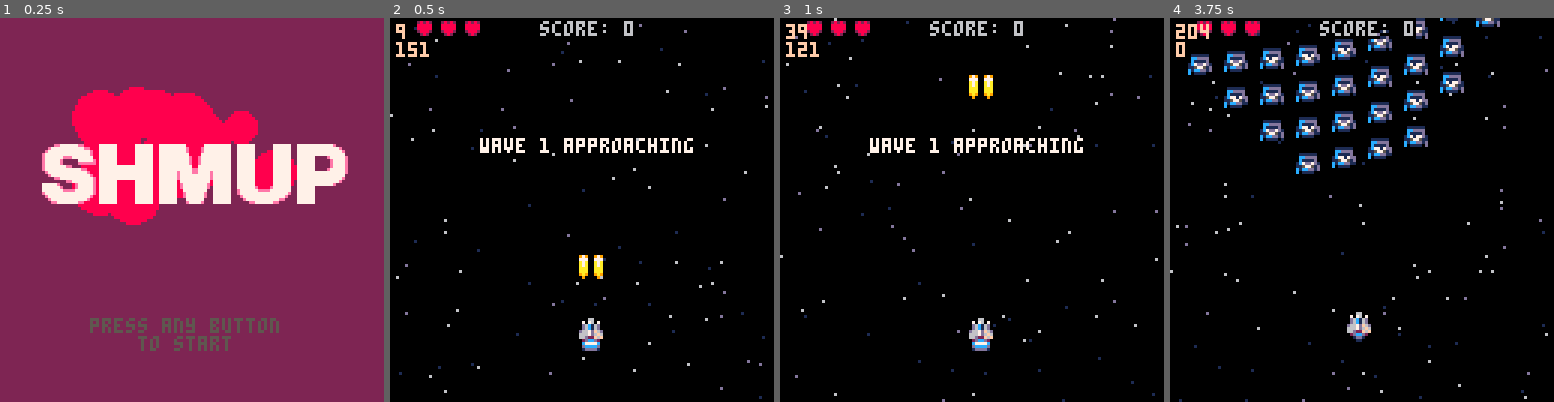
Above: before the commit, frames 1-4 (left to right).
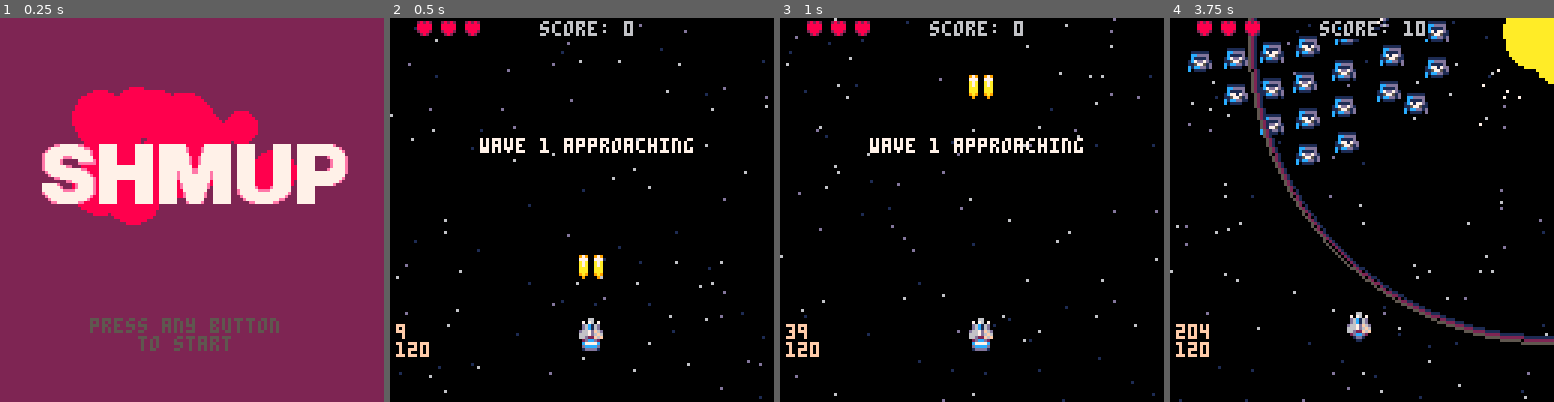
Above: after the commit, the same moments.

Repository: jimmac/pico-shed
Game: PICO-8 cartridge shmup.p8
Same seed, same stepped clock (60 frames per second), same inputs: the game is played once before the commit and once after it.
Inputs:
- Up to frame 1 (0.25 s): no input
- Up to frame 2 (0.5 s): tap X (X key) at 0.33 s
- Up to frame 3 (1 s): tap O (Z key) at 0.7 s
- Up to frame 4 (3.75 s): tap X (X key) at 1.07, 1.85, 2.97 s; hold Right 1.6-2.1 s; tap O (Z key) every 0.4 s from 1.7 to 3.7 s; hold Up 2.15-2.42 s; hold Right 2.47-3.03 s; hold Left 3.08-3.58 s; hold Down from 3.63 s (still down)

Frame 1 is identical in both runs. In frame 2, 0.5% of the frame differs, in the area x 1-11%, y 1-89%; in frame 3, 0.6%; in frame 4, 14%, in the area x 1-100%, y 0-89%.

Commit message:
attack picker fine tune

Diff:
--- a/shmup.p8
+++ b/shmup.p8
@@ -71,6 +71,7 @@
 	bl={} --bulets
 
 	en={} --enemies
+	attackfreq=120
 
 	parts={} --particles
 
@@ -348,7 +349,10 @@
 		 del(en,myen)
 		end
 	end
-	-- spawn enemies
+	-- picking an enemy for attack
+	enpick()
+
+	-- spawn enemies if wave over
  if mode=="game" and #en==0 then
 		nextwave()
 	end
@@ -577,13 +581,17 @@
  draw_menu()
 
  --debug
- print(t,2,2,15)
- print(wavet)
+ print(t,2,102,15)
+ print(attackfreq)
 end
 
 function draw_wavetext()
 	draw_game()
-	print("wave "..wave.." approaching",30,40,blink())
+	if wave==5 then
+		print("final boss approaching",23,40,blink())
+	else
+		print("wave "..wave.." approaching",30,40,blink())
+	end
 end
 
 
@@ -655,14 +663,16 @@
 		})
 		sfx(33)
 	elseif wave==2 then
+	 attackfreq=90
 		placen({
-			{0,1,2,2,2,2,2,2,1,0},
-			{0,0,1,2,2,2,2,1,0,0},
-			{0,0,0,1,2,2,1,0,0,0},
-			{0,0,0,0,1,1,0,0,0,0}
+			{1,1,1,0,2,2,0,1,1,1},
+			{1,1,1,0,2,2,0,1,1,1},
+			{1,1,1,0,2,2,0,1,1,1},
+			{1,1,1,0,2,2,0,1,1,1}
 		})
 		sfx(33)
 	elseif wave==3 then
+	 attackfreq=60
 		placen({
 			{3,3,3,3,3,3,3,3,3,3},
 			{3,3,4,3,3,3,3,4,3,3},
@@ -672,9 +682,9 @@
 		sfx(34)
 	elseif wave==4 then
 		placen({
-			{5,5,5,5,0,5,5,5,5},
-			{5,5,5,5,0,5,5,5,5},
-			{0,5,5,0,0,0,5,5,0}
+			{5,5,5,5,0,0,5,5,5,5},
+			{5,5,5,5,0,0,5,5,5,5},
+			{0,5,5,0,0,0,0,5,5,0}
 		})
 		sfx(34)
 	elseif wave==5 then --boss
@@ -700,17 +710,19 @@
 	if entype==nil then entype=1 end
 
 	local myen=makespr()
-	myen.x=x
-	myen.y=y-66
+	myen.x=x*(rnd()*10)
+	myen.y=y-128
 
 	myen.posx=x
 	myen.posy=y
 
 	myen.wait=enwait
+	myen.boss=false
 
 	myen.aniframe=1+rnd(4) --first frame of animation
 	if entype==6 then
 		--boss
+		myen.boss=true
 		myen.sprw=2
 		myen.sprh=2
 		myen.colw=16
@@ -763,6 +775,7 @@
   --flying in
   --easing
   myen.y+=(myen.posy-myen.y)/10
+  myen.x+=(myen.posx-myen.x)/5
 
   if myen.posy-myen.y<.9 then
    myen.mission="protec"
@@ -773,8 +786,32 @@
 
  elseif myen.mission=="attac" then
   -- suicide attack
+  if myen.boss then
+  --special attack
+  else
+  --suicide attack
+	  myen.y+=1
+	 end
  end
-
+end
+
+function enpick()
+
+ if mode!="game" then
+ 	return
+ end
+ local myen=rnd(en)
+	if t%attackfreq==0 then
+	 --pick something from the tail of
+	 --the grid
+		local maxnum=min(8,#en)
+		local myindex=#en-flr(rnd(maxnum))
+		local myen=en[myindex]
+
+		if myen.mission=="protec" then
+			myen.mission="attac"
+		end
+	end
 end
 __gfx__
 00000000000660000006600000066000000000000000000000000000000000000000000000000000000000000000000000000000000000000000000097900979
Not shown, changed: the sound effects (__sfx__) section of shmup.p8
